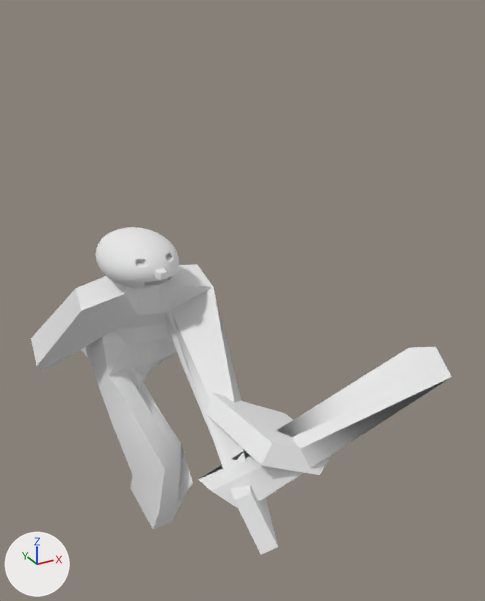
The OBJ model Resources/Rdash2/Rdash2.obj as it was, and as the next commit left it.
Camera for both pictures: a 50 mm camera at (-1.53, -4.28, 3.73) aimed at (0.76, -0.12, 1.64). Arrows for +X, +Y and +Z are at lower left; the lights stay in place. Where no turn or scale is listed for an object, it has been applied to the vertices.

Objects in the first picture: '立方体.001_立方体.001mesh.003'.
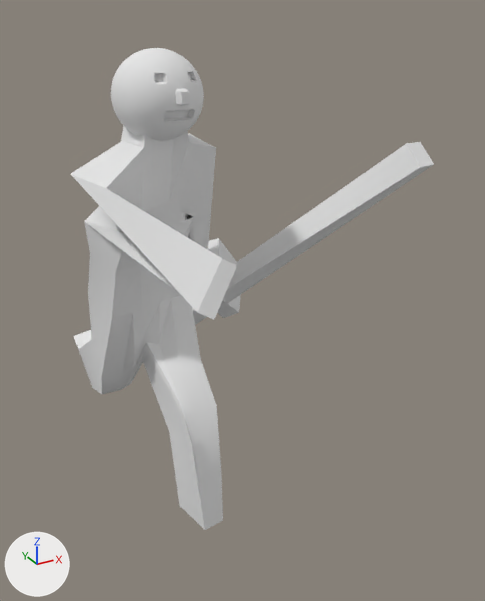
Scene script edits in JSON lines:
```json
{"block": "me_立方体_001_立方体_001mesh_003", "where": "# used by ob_立方体_001_立方体_001mesh_003; location = (0.0, 0.0, 0.0)"}
{"op": "remove", "block": "me_立方体_001_立方体_001mesh_003", "code": "me_立方体_001_立方体_001mesh_003.from_pydata(...)  # 8094 vertices, 16172 faces; spans x -0.7..0.94, y -2.18..2.43, z 0.12..2.32"}
{"op": "add", "block": "me_立方体_001_立方体_001mesh_003", "code": "me_立方体_001_立方体_001mesh_003.from_pydata(...)  # 8094 vertices, 16172 faces; spans x -0.52..1.65, y -1.23..1.44, z 0.15..3.49"}
{"block": "me_立方体_001_立方体_001mesh_003", "change": "me_立方体_001_立方体_001mesh_003 part 1: the loose piece of 7938 vertices spanning x -0.32..0.21, y -0.53..0.29, z 1.96..2.32 is multiplied about its middle by the matrix ((1.057, -0.061, 0.029), (0.09, 0.731, 0.051), (-0.015, -0.022, 1.505)), then moved by (0.14, -0.16, 1.08)"}
{"block": "me_立方体_001_立方体_001mesh_003", "change": "me_立方体_001_立方体_001mesh_003 part 2: 156 of 8094 vertices moved; they spanned x -0.7..0.94, y -2.18..2.43, z 0.12..2.23 and now span x -0.52..1.65, y -1.23..1.44, z 0.15..3.36; mean shift (0.12, -0.08, 0.54); largest move (-0.02, 2.41, 0.42) -> (0.1, -0.74, 0.16)"}
```

Boxes [x1, y1, x2, y2] around the edits, measured in the pictures (485 x 601 px; the box of a moved part takes in the faces that stretch with it):
```json
{"object": "立方体.001_立方体.001mesh.003", "change": "reshaped", "before": [31, 227, 451, 555], "after": [71, 48, 434, 530], "on screen": "14% narrower, 47% taller"}
{"part": 1, "of": "me_立方体_001_立方体_001mesh_003", "change": "moved or reshaped", "before": [96, 227, 179, 289], "after": [111, 48, 204, 141]}
{"part": 2, "of": "me_立方体_001_立方体_001mesh_003", "change": "moved or reshaped", "before": [31, 264, 451, 555], "after": [71, 126, 434, 530]}
```
